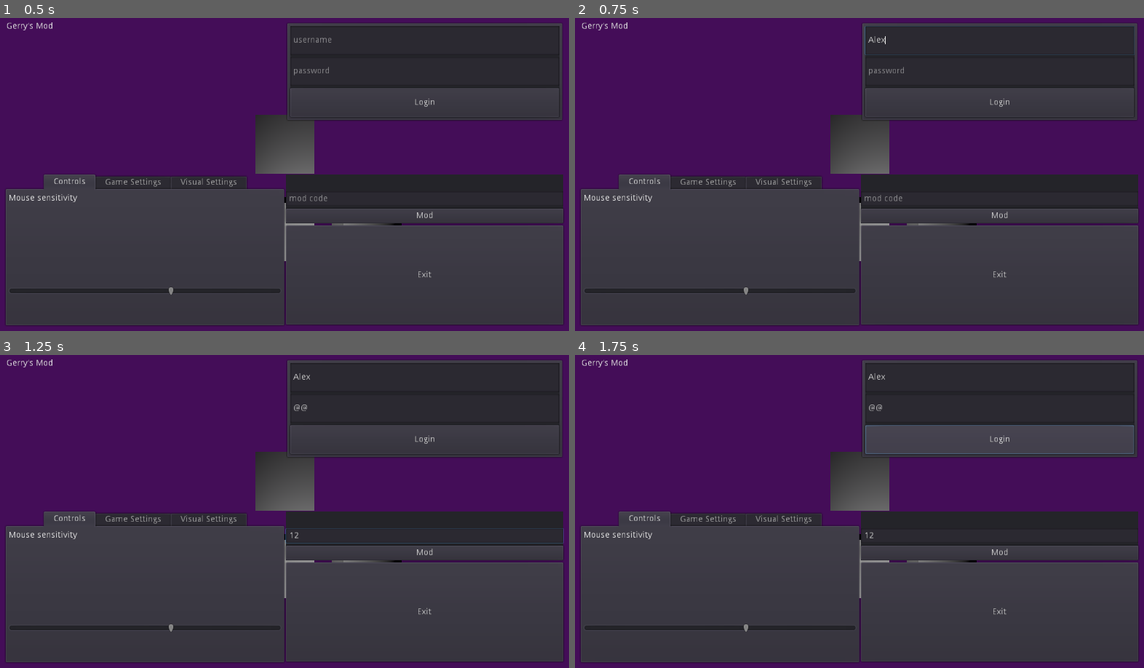
Above: before the commit, frames 1-4 (two rows, left to right).
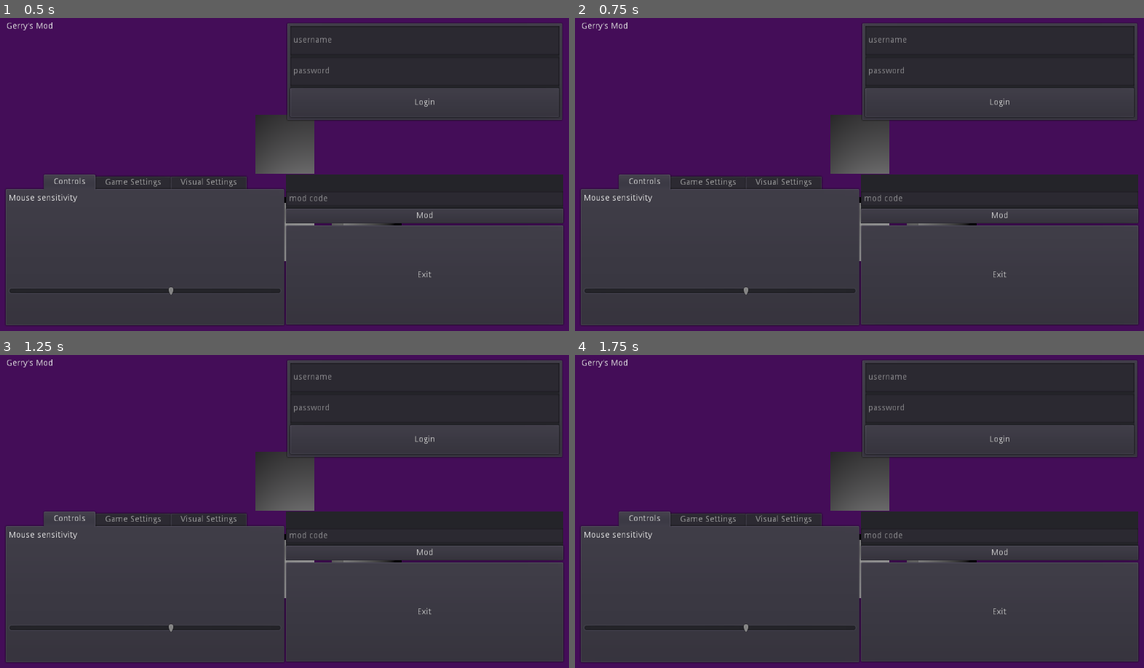
Above: after the commit, the same moments.

Repository: HarrisonHall/gerrys_mod
Game: Godot game, scene res://Game/Game.tscn
Same seed, same stepped clock (60 frames per second), same inputs: the game is played once before the commit and once after it.
Inputs (mouse positions are in pixels of both pictures, inside the frame that each line leads up to):
- Up to frame 1 (0.5 s): no input
- Up to frame 2 (0.75 s): click (1001, 39) at 0.52 s; type "Alex" at 0.6 s
- Up to frame 3 (1.25 s): click (426, 408) at 0.75 s; type "12" at 0.83 s; click (426, 536) at 0.98 s; type "12" at 1.07 s
- Up to frame 4 (1.75 s): click "Login" at 1.25 s

Frame 1 is identical in both runs. In frame 2, 0.3% of the frame differs, in the area x 50-99%, y 2-12%; in frame 3, 0.4%; in frame 4, 0.4%, in the area x 50-99%, y 5-59%.

Commit message:
Updating server for object creation

Diff:
--- a/game/Game/Characters/Players/Person.gd
+++ b/game/Game/Characters/Players/Person.gd
@@ -45,10 +45,10 @@
 func _process(delta):
 	if Game.username == name and is_vis:
 		make_camera_current()
-		$Model/Body.make_invisible()
+		#$Model/Body.make_invisible()
 		is_vis = false
 	elif Game.username != name and not is_vis:
-		$Model/Body.make_visible()
+		#$Model/Body.make_visible()
 		is_vis = true
 
 	# Movement
--- a/game/Game/Game.tscn
+++ b/game/Game/Game.tscn
@@ -6,13 +6,13 @@
 [node name="Game" type="Spatial"]
 script = ExtResource( 2 )
 
-[node name="Web" parent="." instance=ExtResource( 3 )]
-
 [node name="Map" type="Spatial" parent="."]
 
+[node name="Arena" type="Spatial" parent="Map"]
+
+[node name="Objects" type="Spatial" parent="Map"]
+
 [node name="Players" type="Spatial" parent="Map"]
-
-[node name="Arena" type="Spatial" parent="Map"]
 
 [node name="UI" type="Control" parent="."]
 anchor_right = 1.0
@@ -22,3 +22,5 @@
 __meta__ = {
 "_edit_use_anchors_": false
 }
+
+[node name="Web" parent="." instance=ExtResource( 3 )]
Not shown, changed: server/src/games.py
Not shown, changed: server/src/users.py
